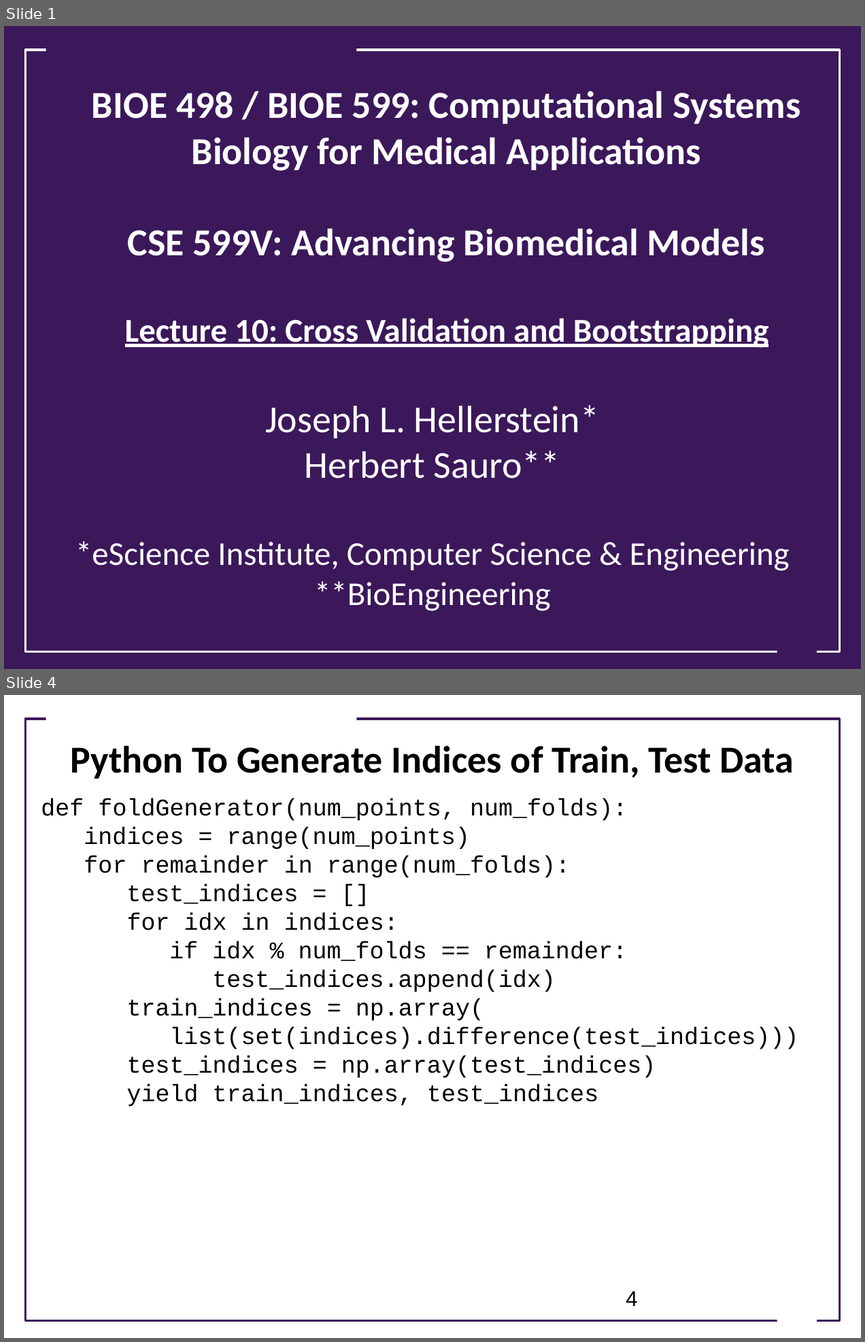
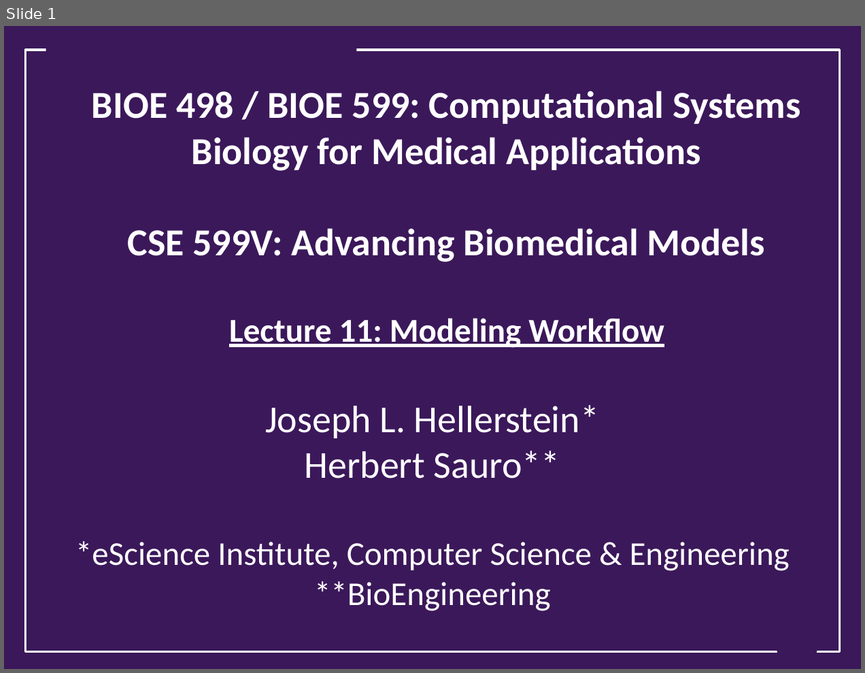
Before and after one commit to ModelEngineering/advancing-biomedical-models, a slide deck: Lectures/Week_5/CSE 599V Lecture 11 - Modeling Workflow .pptx. Shown one above the other, each under a label of ours: slides 1 and 4 before the commit, slide 1 after it; the slides between them are not shown. The pictures are 865x1342 and 865x673 pixels, drawn with LibreOffice and Linux fonts; fonts in the diff are those of the drawing; background and template pictures are left out. Boxes give left, top, right and bottom in pixels: in the first picture for what was removed or moved away, otherwise in the second. Text is boxed around its words. In the diff, an @@ line names an element or a change of style, - is before the commit and + after.

```diff
--- a/Lectures/Week_5/CSE 599V Lecture 11 - Modeling Workflow .pptx
+++ b/Lectures/Week_5/CSE 599V Lecture 11 - Modeling Workflow .pptx
@@ slide 4 removed at (x1=4, y1=695, x2=861, y2=1338), background #FFFFFF @@
@@ rectangle removed at (x1=46, y1=709, x2=356, y2=730) @@
@@ rectangle removed at (x1=26, y1=719, x2=839, y2=1321) @@
@@ title removed at (x1=70, y1=745, x2=793, y2=779) @@
-Python To Generate Indices of Train, Test Data
@@ text removed at (x1=41, y1=799, x2=798, y2=1106) @@
-def foldGenerator(num_points, num_folds):
-indices = range(num_points)
-for remainder in range(num_folds):
-test_indices = []
-for idx in indices:
-if idx % num_folds == remainder:
-test_indices.append(idx)
-train_indices = np.array(
-list(set(indices).difference(test_indices)))
-test_indices = np.array(test_indices)
-yield train_indices, test_indices
@@ page number removed at (x1=626, y1=1291, x2=638, y2=1306) @@
-4
@@ trapezoid removed at (x1=769, y1=1289, x2=824, y2=1327) @@
@@ slide 1 changed as well @@
@@ title at (x1=92, y1=91, x2=800, y2=348): text changed @@
-BIOE 498 / BIOE 599: Computational Systems Biology for Medical Applications
-CSE 599V: Advancing Biomedical Models
-Lecture 10: Cross Validation and Bootstrapping
+BIOE 498 / BIOE 599: Computational Systems Biology for Medical Applications
+CSE 599V: Advancing Biomedical Models
+Lecture 11: Modeling Workflow
```
Also in this commit, not shown: 1 other slide changed, 9 slides added, 11 other slides removed, 1 other file.
